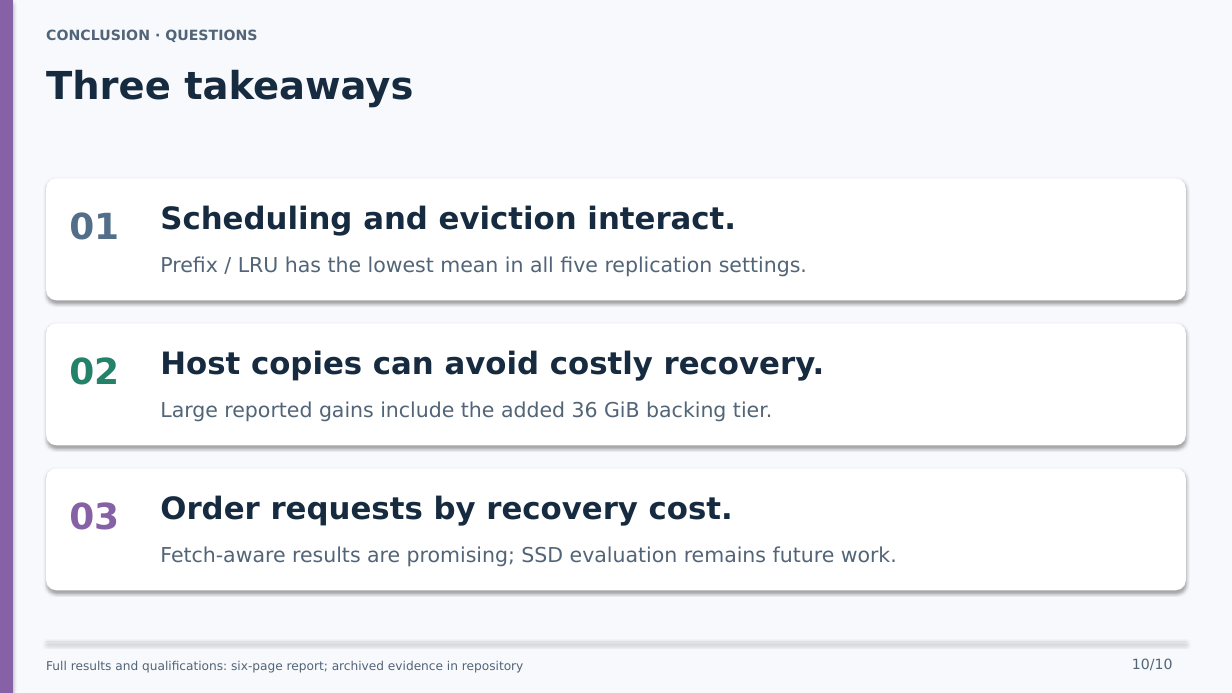
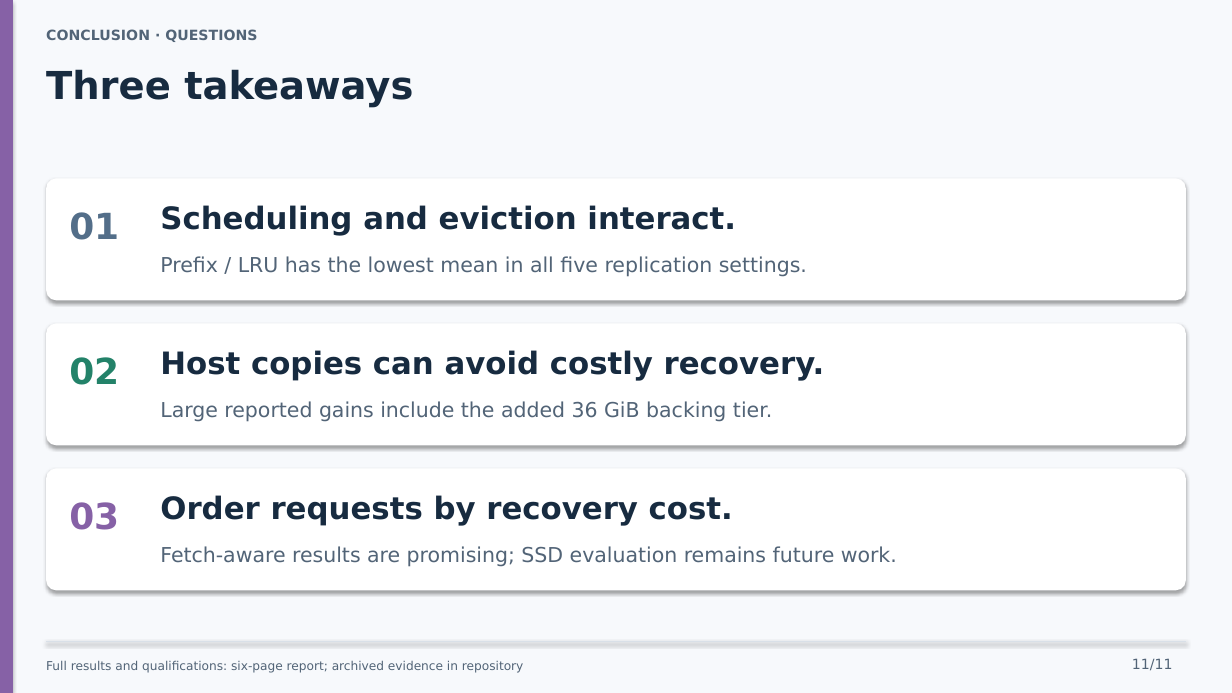
Before and after one commit to ahz-r3v/Distributed-System-Project, a slide deck: slide 11 of presentation/cachewise-10-minute-talk.pptx (slide 10 before the commit). Drawn at 1232x693 pixels with LibreOffice and Linux fonts; fonts in the diff are those of the drawing. Boxes give left, top, right and bottom in pixels: in the first picture for what was removed or moved away, otherwise in the second. Text is boxed around its words. In the diff, an @@ line names an element or a change of style, - is before the commit and + after.

```diff
--- a/presentation/cachewise-10-minute-talk.pptx
+++ b/presentation/cachewise-10-minute-talk.pptx
@@ text at <box>1132,658,1173,671</box>: text changed @@
-10/10
+11/11
```
Also in this commit, not shown: 9 other slides changed, 1 slide added, 11 other files.
